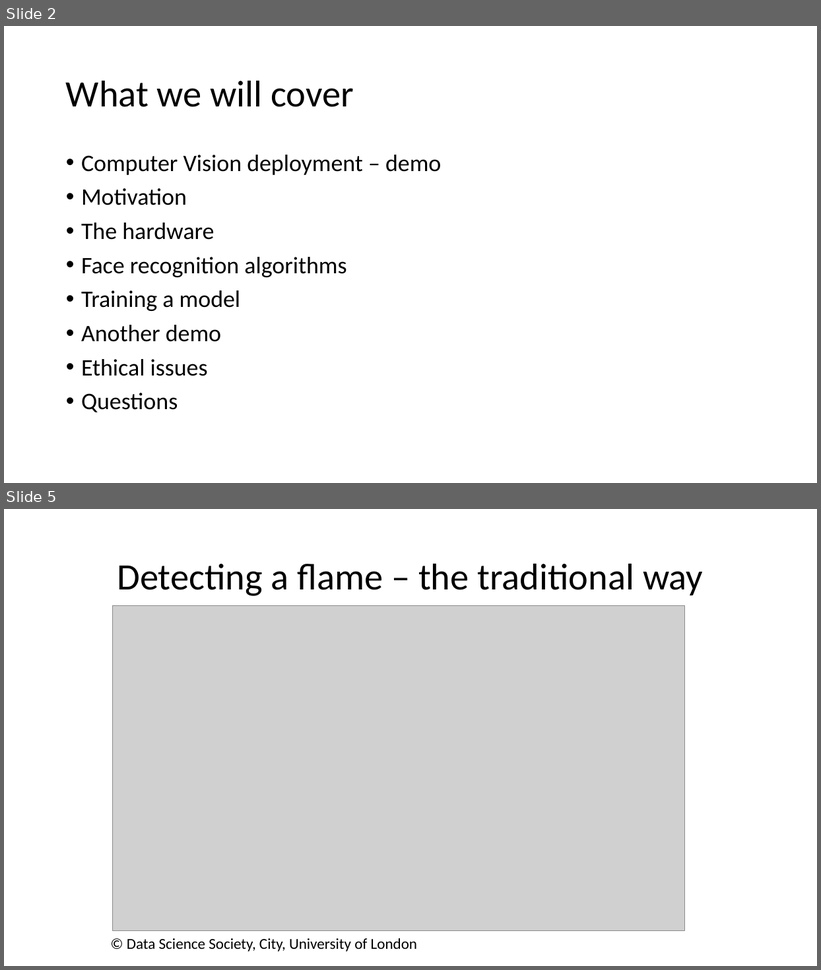
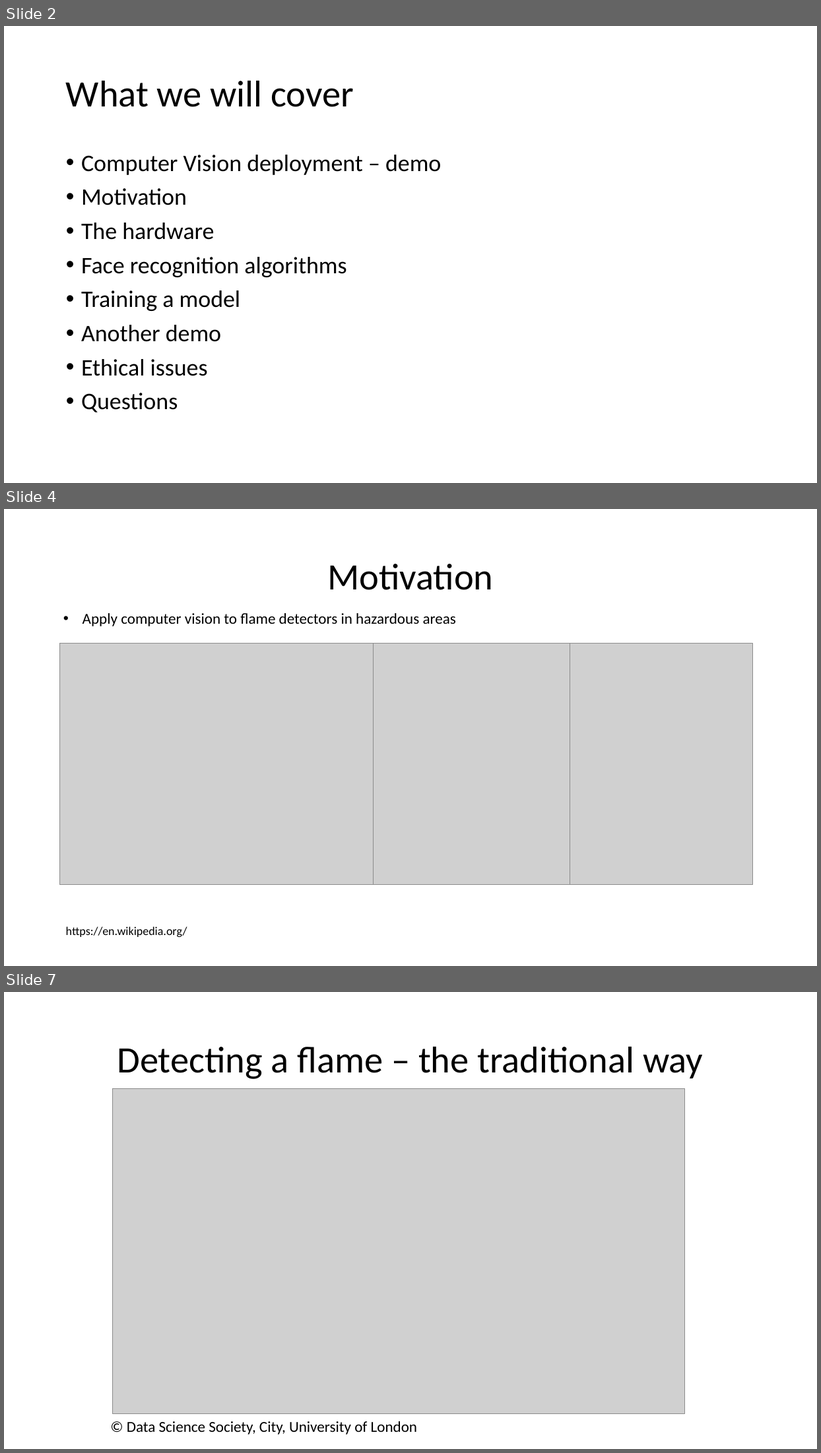
Before and after one commit to dsikar/pi-face-recognition, a slide deck: workshop/FaceRecognitionInTheWild-Presentation.pptx. Shown one above the other, each under a label of ours: slides 2 and 5 before the commit, slides 2, 4 and 7 after it; the slides between them are not shown. The pictures are 821x970 and 821x1453 pixels, drawn with LibreOffice and Linux fonts; fonts in the diff are those of the drawing; grey boxes stand for pictures. Boxes give left, top, right and bottom in pixels: in the first picture for what was removed or moved away, otherwise in the second. Text is boxed around its words. In the diff, an @@ line names an element or a change of style, - is before the commit and + after.

```diff
--- a/workshop/FaceRecognitionInTheWild-Presentation.pptx
+++ b/workshop/FaceRecognitionInTheWild-Presentation.pptx
@@ slide 4 added at (4,509,817,966), background #FFFFFF @@
@@ title added at (327,564,494,590), 44 pt, text #000000 @@
+Motivation
@@ text added at (83,613,456,626), 18 pt, text #000000 @@
+• Apply computer vision to flame detectors in hazardous areas
@@ picture added at (60,644,374,885) @@
@@ picture added at (373,644,570,885) @@
@@ picture added at (570,644,753,885) @@
@@ text added at (66,927,187,937), 14 pt, text #000000 @@
+https://en.wikipedia.org/
@@ what was slide 5 is now slide 7 @@
```
Also in this commit, not shown: 3 slides changed, 1 other slide added.
